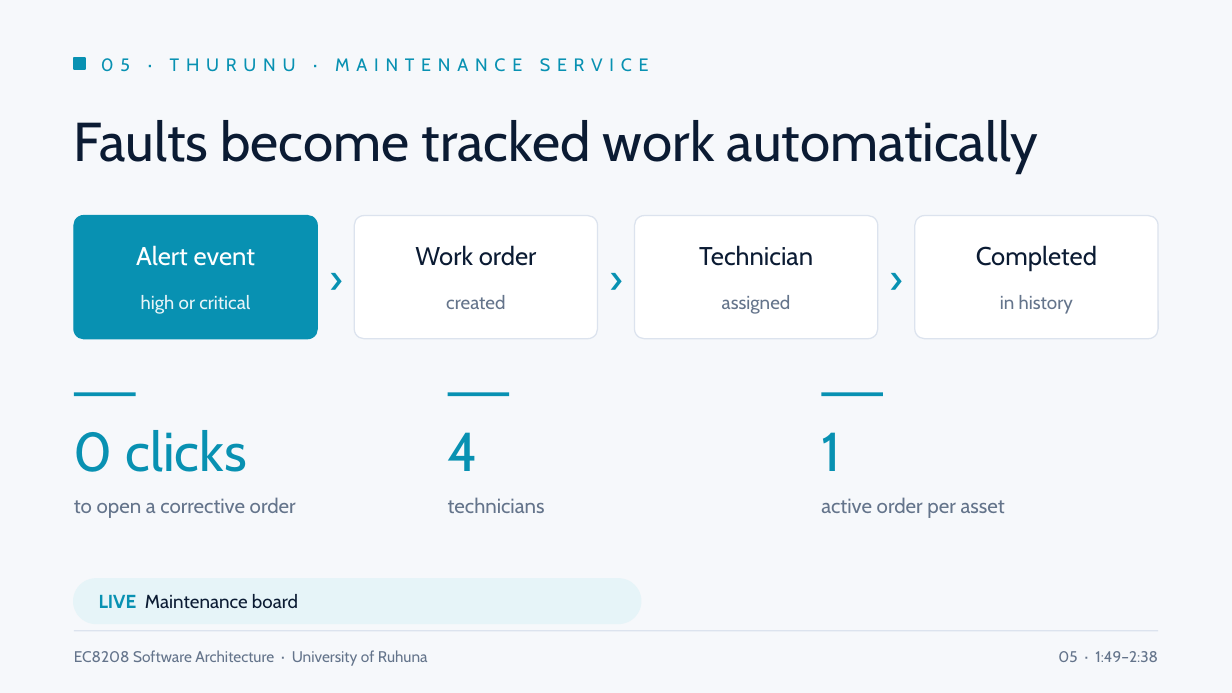
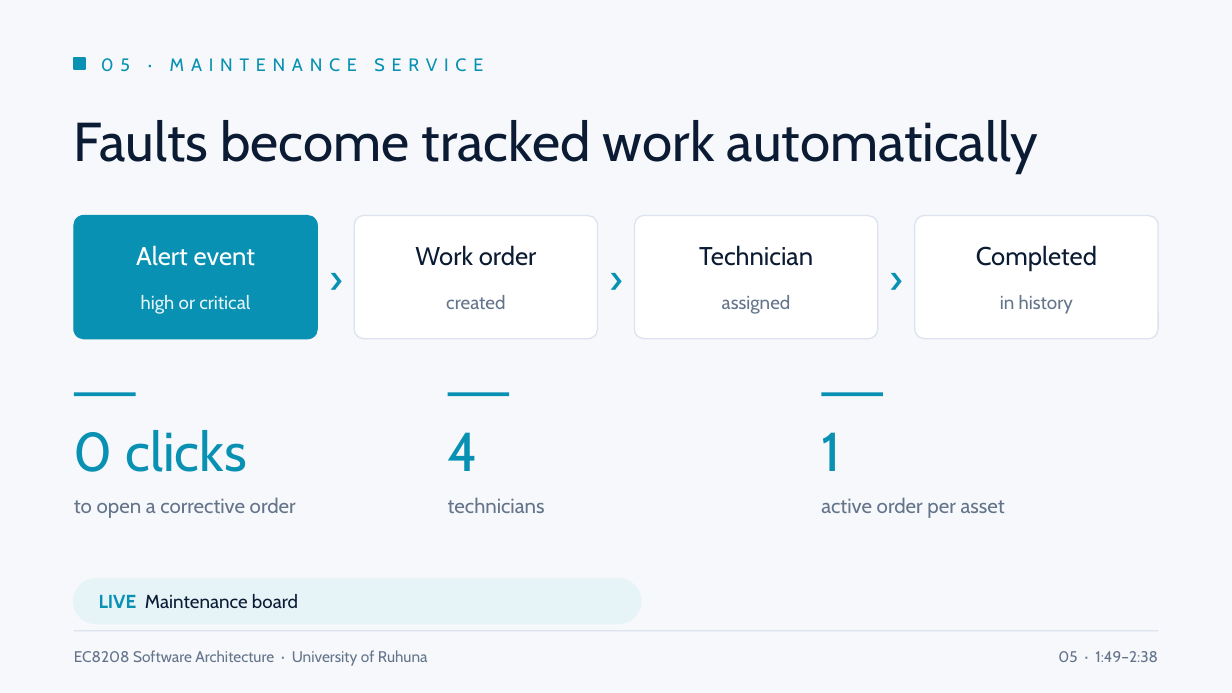
Before and after one commit to CharithManaujayaMUTEC/REOAGMS, a slide deck: slide 5 of deliverables/REOAGMS-Team-Presentation.pptx. Drawn at 1232x693 pixels with LibreOffice and Linux fonts; fonts in the diff are those of the drawing. Boxes give left, top, right and bottom in pixels: in the first picture for what was removed or moved away, otherwise in the second. Text is boxed around its words. In the diff, an @@ line names an element or a change of style, - is before the commit and + after.

```diff
--- a/deliverables/REOAGMS-Team-Presentation.pptx
+++ b/deliverables/REOAGMS-Team-Presentation.pptx
@@ text at [101,58,483,72]: text changed @@
-05 · THURUNU · MAINTENANCE SERVICE
+05 · MAINTENANCE SERVICE
```
Also in this commit, not shown: 7 other slides changed, 1 other file.
